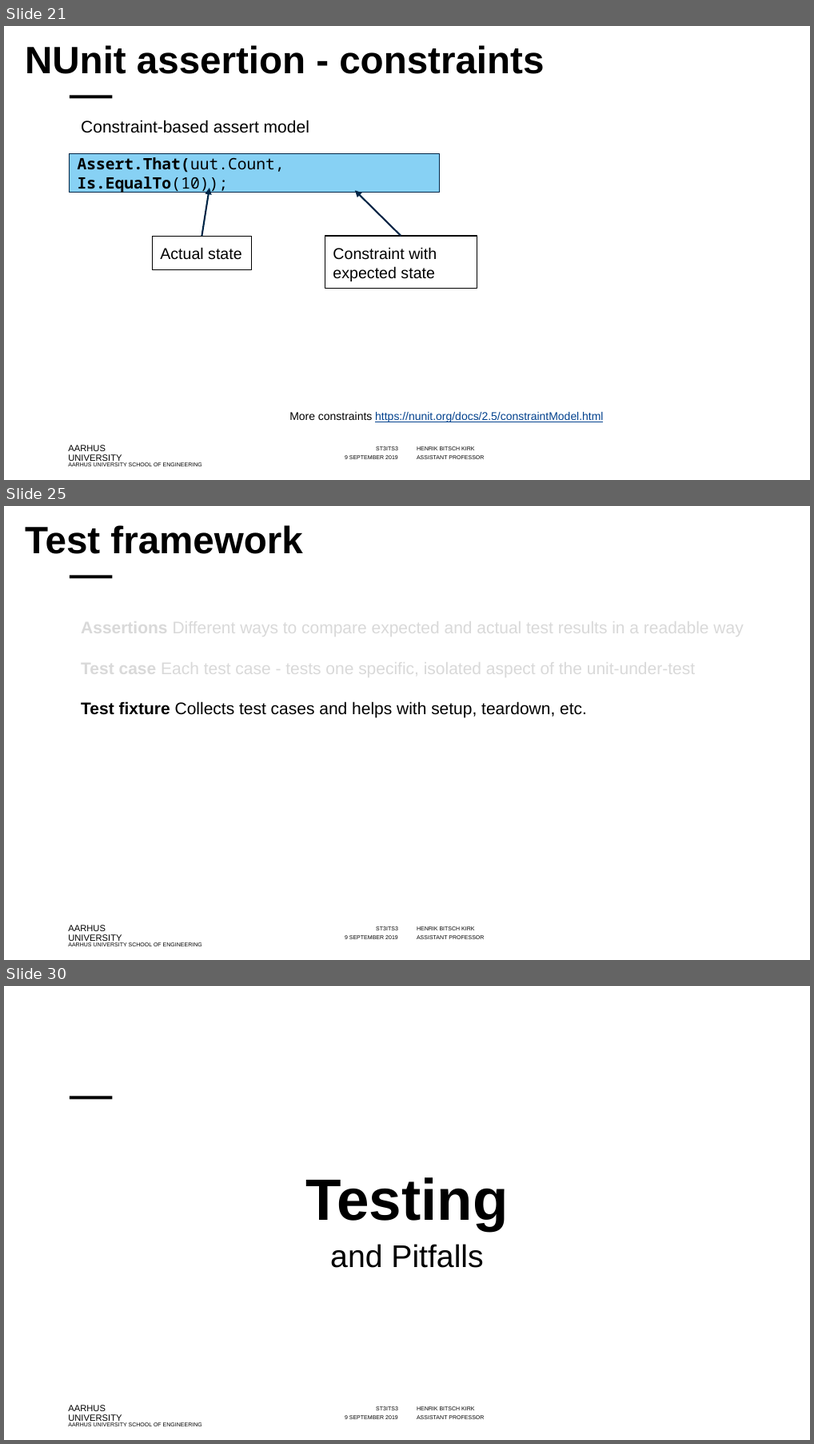
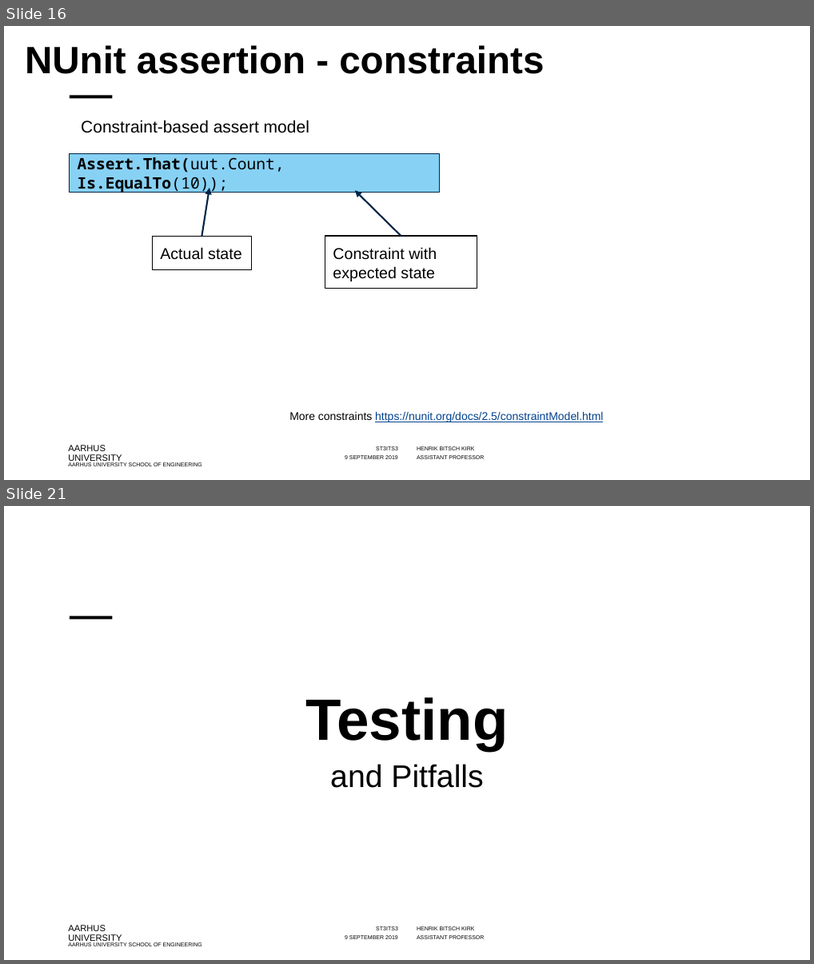
Before and after one commit to codesmurf/st3its3_teaching, a slide deck: 09 Unit Tests/Introduction to Unit Tests.pptx. Shown one above the other, each under a label of ours: slides 21, 25 and 30 before the commit, slides 16 and 21 after it; the slides between them are not shown. The pictures are 814x1444 and 814x964 pixels, drawn with LibreOffice and Linux fonts; fonts in the diff are those of the drawing; background and template pictures are left out. Boxes give left, top, right and bottom in pixels: in the first picture for what was removed or moved away, otherwise in the second. Text is boxed around its words. In the diff, an @@ line names an element or a change of style, - is before the commit and + after.

```diff
--- a/09 Unit Tests/Introduction to Unit Tests.pptx
+++ b/09 Unit Tests/Introduction to Unit Tests.pptx
@@ slide 25 removed at <box>4,506,810,960</box>, background #FFFFFF; not listed: 8 template elements that a slide beside it also shows @@
@@ title removed at <box>25,525,302,554</box> @@
-Test framework
@@ text removed at <box>81,619,743,717</box> @@
-Assertions Different ways to compare expected and actual test results in a readable way
-Test case Each test case - tests one specific, isolated aspect of the unit-under-test
-Test fixture Collects test cases and helps with setup, teardown, etc.
@@ what was slide 21 is now slide 16 @@
@@ what was slide 30 is now slide 21 @@
```
Also in this commit, not shown: 10 slides changed, 1 slide added, 9 other slides removed.
